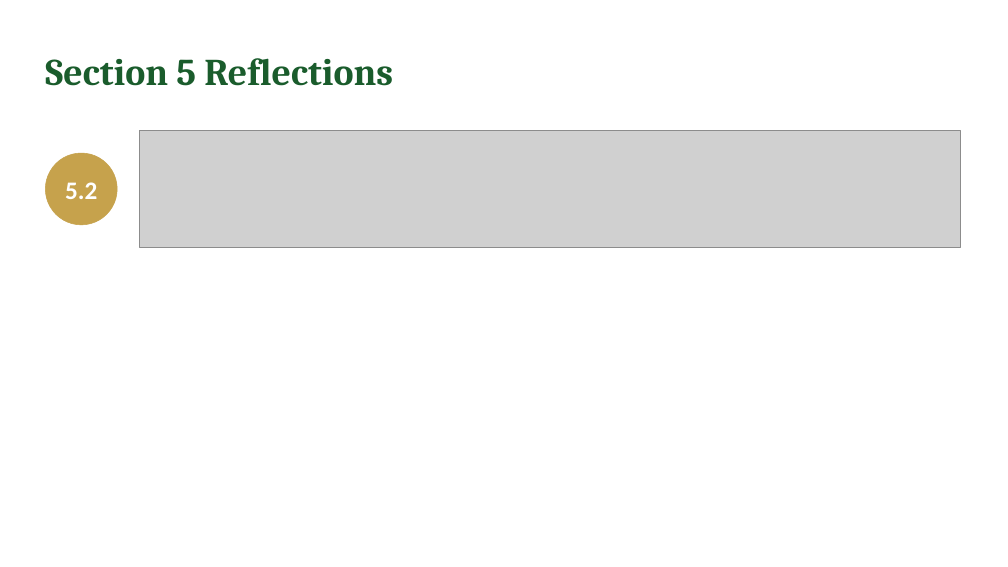
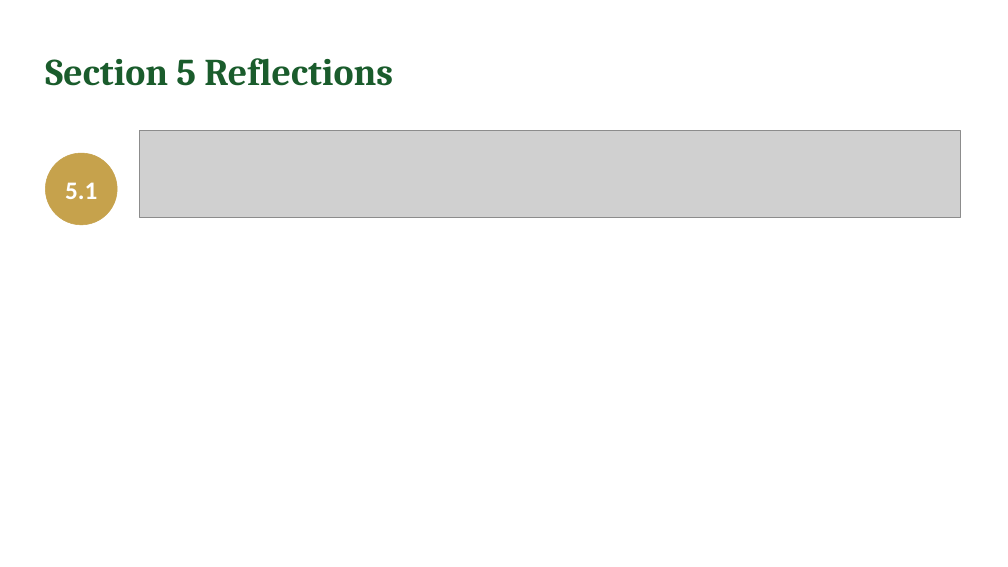
Before and after one commit to IBSL26/ibsl-platform, a slide deck: slide 35 of Unit decks/Unit 02 - Strategy Visioning & Success in Practice (SiP).pptx. Drawn at 1008x567 pixels with LibreOffice and Linux fonts; fonts in the diff are those of the drawing; grey boxes stand for pictures. Boxes give left, top, right and bottom in pixels: in the first picture for what was removed or moved away, otherwise in the second. Text is boxed around its words. In the diff, an @@ line names an element or a change of style, - is before the commit and + after.

```diff
--- a/Unit decks/Unit 02 - Strategy Visioning & Success in Practice (SiP).pptx
+++ b/Unit decks/Unit 02 - Strategy Visioning & Success in Practice (SiP).pptx
@@ picture: place and size @@
-picture at (140,130,960,248)
+picture at (140,130,960,218)
@@ text in ellipse at (65,182,97,199): text changed @@
-5.2
+5.1
```
Also in this commit, not shown: 8 other slides changed, 1 slide added, 1 slide removed, 43 other files.
